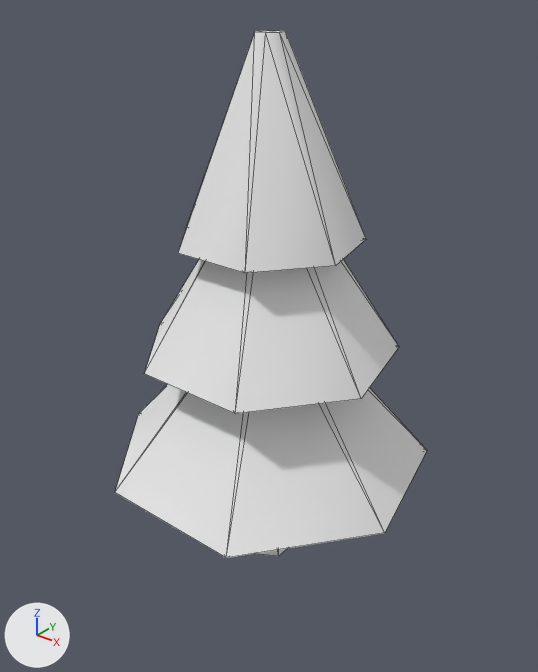
The glTF model game/assets/cenario/pinheiro_01.glb: old version first, new version second.
One viewpoint serves both versions: a camera (50 mm lens) standing at (3.7, -4.64, 5.18) and looking at (0.03, -0.04, 2.33). Every picture has the same lights, and +X, +Y and +Z are marked at lower left. The picture after the commit comes second. Mesh edges are drawn as thin lines. Objects named as collision shapes, trigger or cutter boxes, shadow casters or lower levels of detail are left out. Vertices at exactly the same position are counted once.

Objects in the first picture: 'pinheiro_01'.
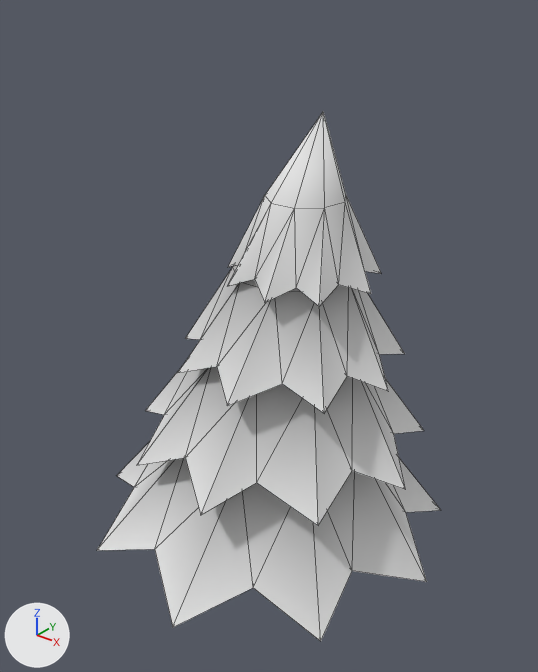
Patch to the scene script:
```diff
--- a/game/assets/cenario/pinheiro_01.glb.py
+++ b/game/assets/cenario/pinheiro_01.glb.py
@@ mat_m_paleta_ventania @@
 n0 = _N.new('ShaderNodeBsdfPrincipled'); n0.name = 'Principled BSDF'
 n1 = _N.new('ShaderNodeOutputMaterial'); n1.name = 'Material Output'
+n2 = _N.new('ShaderNodeMix'); n2.name = 'Mix'
+n2.data_type = 'RGBA'
+n2.blend_type = 'MULTIPLY'
+n2.inputs[0].default_value = 1.0  # 'Factor'
+n2.inputs[7].default_value = (0.8, 0.8, 0.8, 1.0)  # 'B', white #e7e7e7
+n3 = _N.new('ShaderNodeVertexColor'); n3.name = 'Color Attribute'
 _L.new(n0.outputs[0], n1.inputs[0])  # 'BSDF' to 'Surface'
+_L.new(n2.outputs[2], n0.inputs[0])  # 'Result' to 'Base Color'
+_L.new(n3.outputs[0], n2.inputs[6])  # 'Color' to 'A'
@@ me_pinheiro_01 @@
 # used by ob_pinheiro_01; location = (0.0, 0.0, 0.0)
-me_pinheiro_01.from_pydata(...)  # 54 vertices, 92 faces; spans x -1.46..1.46, y -1.35..1.5, z 0.0..4.8
+me_pinheiro_01.from_pydata(...)  # 134 vertices, 248 faces; spans x -1.61..1.7, y -1.67..1.68, z -0.02..4.28
+# me_pinheiro_01 part 1: the loose piece of 14 vertices spanning x -1.12..1.12, y -1.04..1.15, z 2.2..3.8 is rebuilt with 29 vertices and now spans x -0.72..1.23, y -0.99..0.98, z 2.2..3.73
+# me_pinheiro_01 part 2: the loose piece of 14 vertices spanning x -0.78..0.78, y -0.72..0.8, z 3.2..4.8 is rebuilt with 29 vertices and now spans x -0.27..1.0, y -0.64..0.64, z 2.96..4.28
+# me_pinheiro_01 part 3: the loose piece of 14 vertices spanning x -1.46..1.46, y -1.35..1.5, z 1.1..2.7 is rebuilt with 29 vertices and now spans x -1.14..1.46, y -1.33..1.33, z 1.36..3.1
+# me_pinheiro_01 part 4: the loose piece of 12 vertices spanning x -0.22..0.22, y -0.25..0.25, z 0.0..1.4 is rebuilt with 18 vertices and now spans x -0.44..0.32, y -0.44..0.32, z -0.02..1.31
+# me_pinheiro_01 part 5: a new loose piece of 29 vertices spanning x -1.61..1.7, y -1.67..1.68, z 0.41..2.41, in mat_m_paleta_ventania
 me_pinheiro_01.materials.append(mat_m_paleta_ventania)
```

What differs and where, as boxes (x1, y1, x2, y2) in the pictures (538 x 672 px):
'pinheiro_01', recoloured, reshaped (10% wider)
    before: (115, 30, 427, 558)
    after: (97, 111, 441, 641)
part 1 of me_pinheiro_01, rebuilt (11% narrower)
    before: (145, 259, 399, 414)
    after: (178, 265, 405, 413)
part 2 of me_pinheiro_01, rebuilt (18% narrower, 19% shorter)
    before: (178, 30, 366, 273)
    after: (227, 111, 381, 307)
part 3 of me_pinheiro_01, rebuilt
    before: (115, 384, 427, 558)
    after: (137, 367, 424, 526)
part 4 of me_pinheiro_01, rebuilt (not visible afterwards)
    before: (255, 548, 288, 556)
part 5 of me_pinheiro_01, added
    after: (97, 443, 441, 641)
